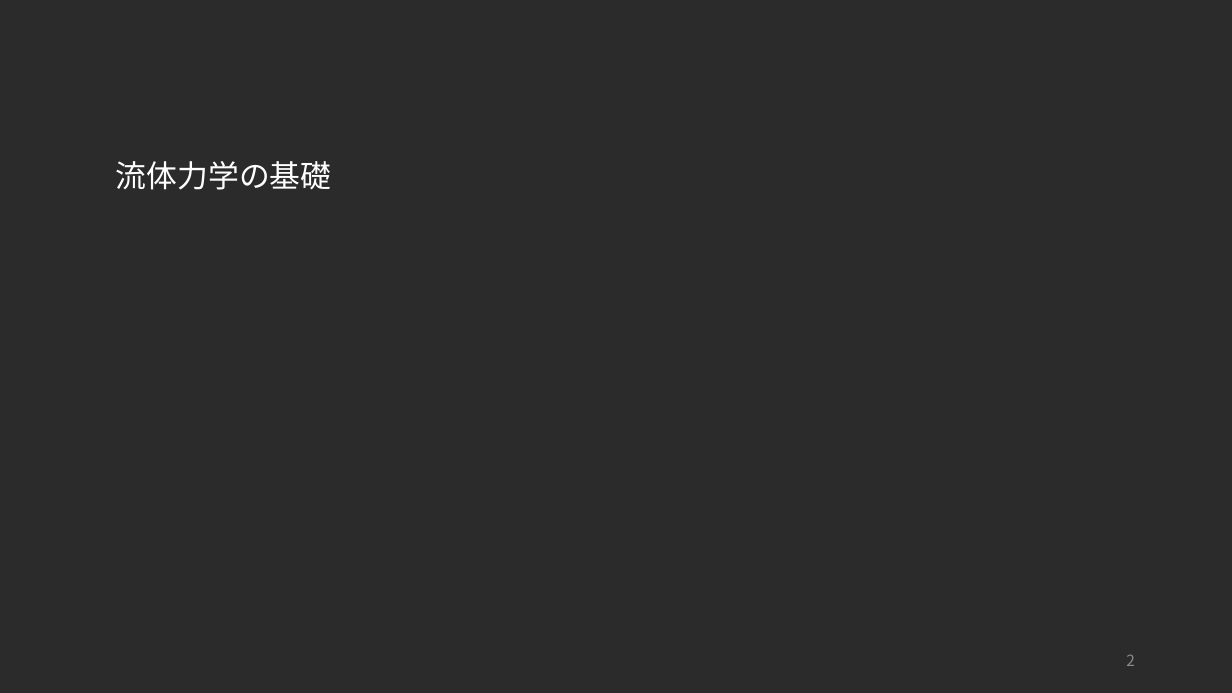
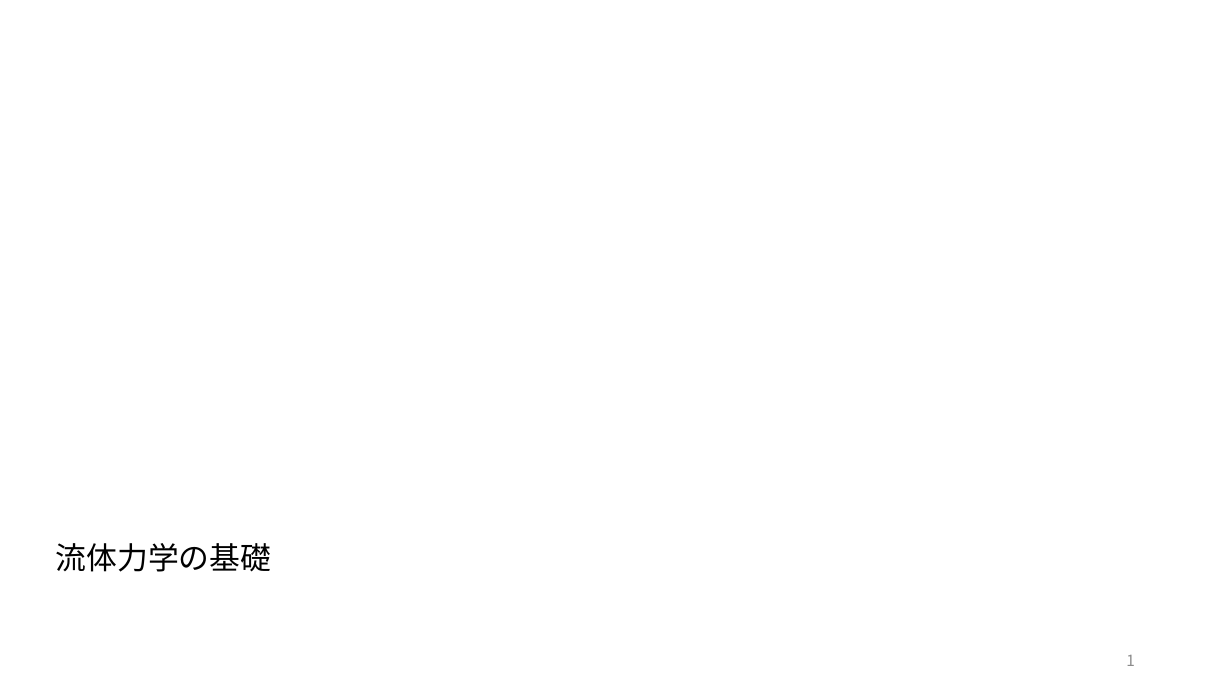
Before and after one commit to akmiccom/markdown_powerpoint, a slide deck: slide 1 of Basics_of_Fluid_Mechanics/Basics_of_Fluid_Mechanics.pptx (slide 2 before the commit). Drawn at 1232x693 pixels with LibreOffice and Linux fonts; fonts in the diff are those of the drawing; background and template pictures are left out; a plain dark background stands for a picture behind light text. Boxes give left, top, right and bottom in pixels: in the first picture for what was removed or moved away, otherwise in the second. Text is boxed around its words. In the diff, an @@ line names an element or a change of style, - is before the commit and + after.

```diff
--- a/Basics_of_Fluid_Mechanics/Basics_of_Fluid_Mechanics.pptx
+++ b/Basics_of_Fluid_Mechanics/Basics_of_Fluid_Mechanics.pptx
@@ background picture (left out) to #FFFFFF @@
@@ title "流体力学の基礎": place and size @@
-title "流体力学の基礎" at bbox=[116, 161, 332, 190]
+title "流体力学の基礎" at bbox=[56, 543, 272, 572]
@@ title "流体力学の基礎" at bbox=[56, 543, 272, 572]: font Montserrat to Arial, text colour #FFFFFF to #000000 @@
@@ page number at bbox=[1126, 655, 1135, 666]: text changed @@
-2
+1
```
Also in this commit, not shown: 2 other slides changed, 2 slides removed, 16 other files.
